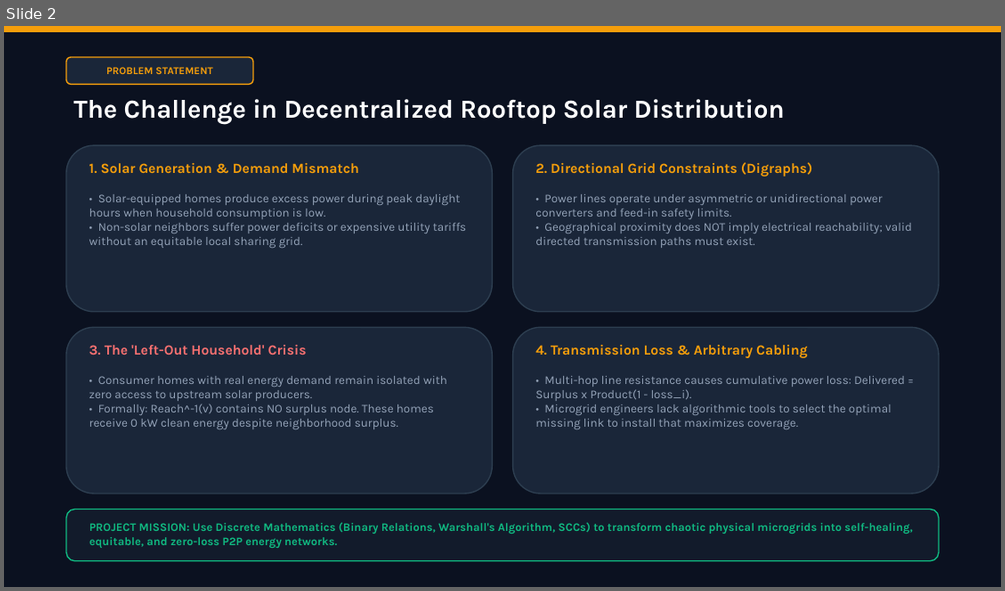
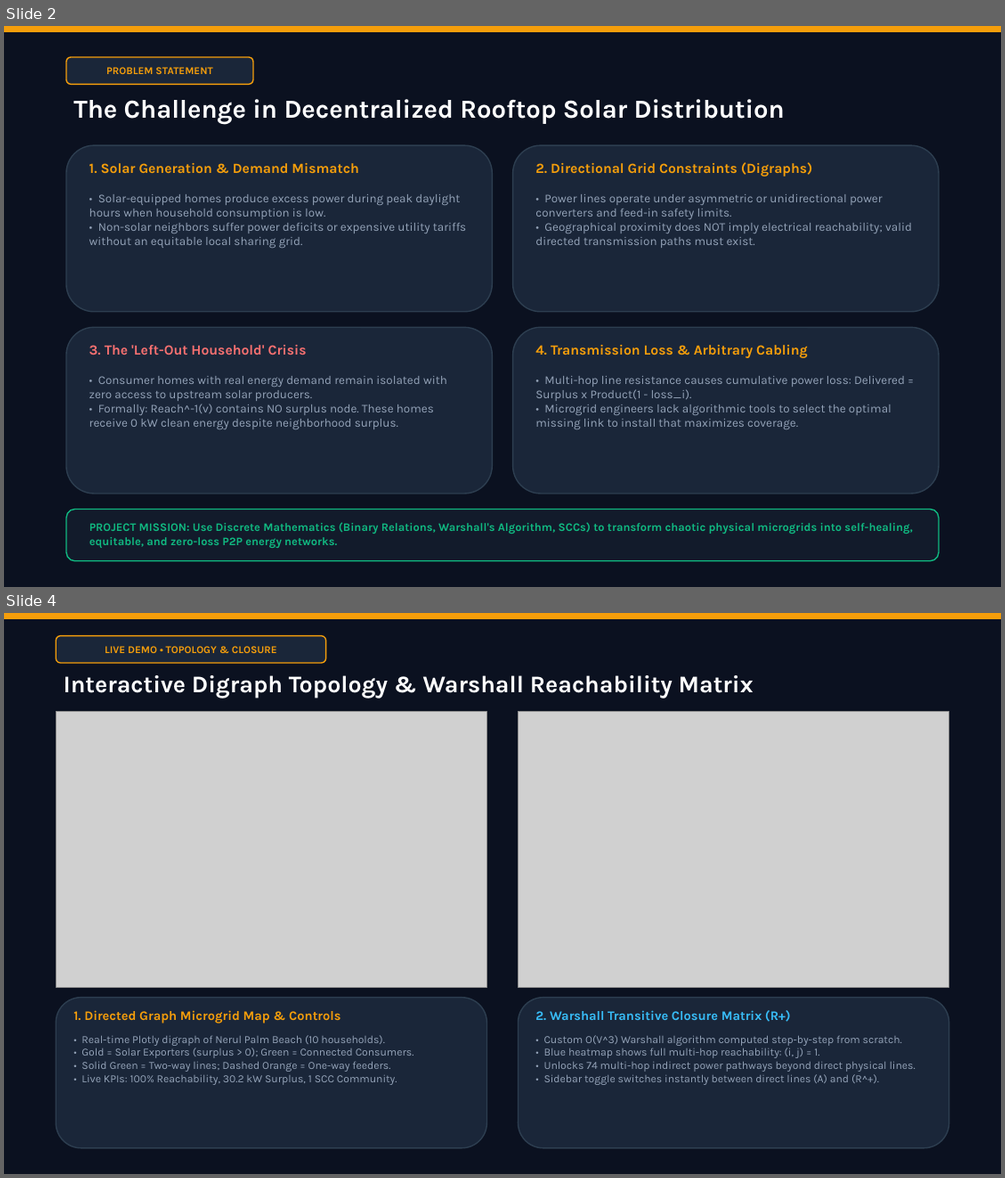
Before and after one commit to varad-op/solar-share-grid, a slide deck: Solar_Share_Grid_Presentation.pptx. Shown one above the other, each under a label of ours: slide 2 before the commit, slides 2 and 4 after it; the slides between them are not shown. The pictures are 1005x591 and 1005x1178 pixels, drawn with LibreOffice and Linux fonts; fonts in the diff are those of the drawing; grey boxes stand for pictures. Boxes give left, top, right and bottom in pixels: in the first picture for what was removed or moved away, otherwise in the second. Text is boxed around its words. In the diff, an @@ line names an element or a change of style, - is before the commit and + after.

Commit message:
feat: embed live app screenshots (Topology, Reachability Matrix, AI Optimizer, P2P Trading in INR) into presentation deck

```diff
--- a/Solar_Share_Grid_Presentation.pptx
+++ b/Solar_Share_Grid_Presentation.pptx
@@ slide 4 added at [4,613,1001,1174], background #FFFFFF @@
@@ rectangle added at [4,613,1001,1174], fill #0B1120 @@
@@ rectangle added at [4,613,1001,619], fill #F59E0B @@
@@ rounded rectangle added at [56,636,325,663], fill #1A2639, outline #F59E0B 1.2 pt, 10 pt, text #F59E0B, bold @@
+LIVE DEMO • TOPOLOGY & CLOSURE
@@ text added at [64,675,753,698], 23 pt, text #FFFFFF, bold @@
+Interactive Digraph Topology & Warshall Reachability Matrix
@@ picture added at [56,712,486,987] @@
@@ picture added at [518,712,949,987] @@
@@ rounded rectangle added at [56,997,486,1148], fill #1A2639, outline #2D3E50 1.2 pt @@
@@ text added at [73,1010,340,1023], 12.5 pt, text #F59E0B, bold @@
+1. Directed Graph Microgrid Map & Controls
@@ rounded rectangle added at [518,997,949,1148], fill #1A2639, outline #2D3E50 1.2 pt @@
@@ text added at [535,1010,791,1022], 12.5 pt, text #38BDF8, bold @@
+2. Warshall Transitive Closure Matrix (R+)
@@ text added at [81,1035,414,1085], 10.5 pt, text #94A3B8 @@
+• Real-time Plotly digraph of Nerul Palm Beach (10 households).
+• Gold = Solar Exporters (surplus > 0); Green = Connected Consumers.
+• Solid Green = Two-way lines; Dashed Orange = One-way feeders.
+• Live KPIs: 100% Reachability, 30.2 kW Surplus, 1 SCC Community.
@@ text added at [544,1035,915,1085], 10.5 pt, text #94A3B8 @@
+• Custom O(V^3) Warshall algorithm computed step-by-step from scratch.
+• Blue heatmap shows full multi-hop reachability: (i, j) = 1.
+• Unlocks 74 multi-hop indirect power pathways beyond direct physical lines.
+• Sidebar toggle switches instantly between direct lines (A) and (R^+).
```
Also in this commit, not shown: 1 slide changed, 1 other slide added, 5 other files.
